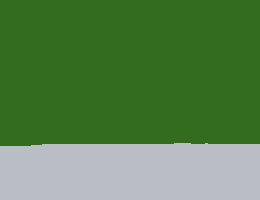
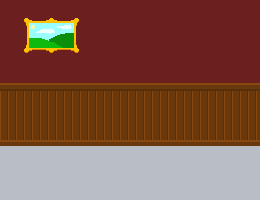
The second w=260, h=200 image is a revision of the first. Changes to its layers:
added layer "wood-thing" above "painting" over [0,83,260,146]
added layer "painting" above "Pasted Layer" over [24,18,79,53]
painted on "Pasted Layer" over [0,0,260,146]
